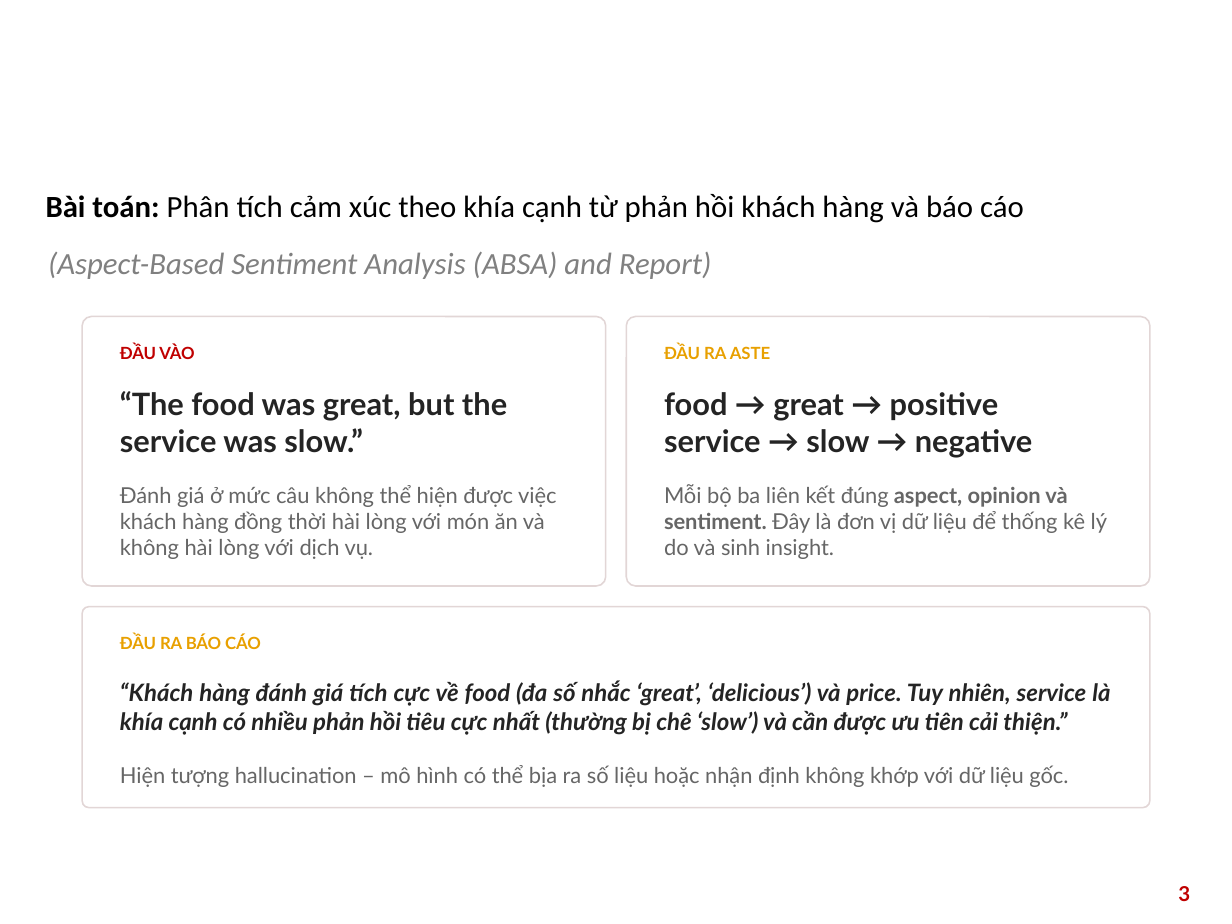
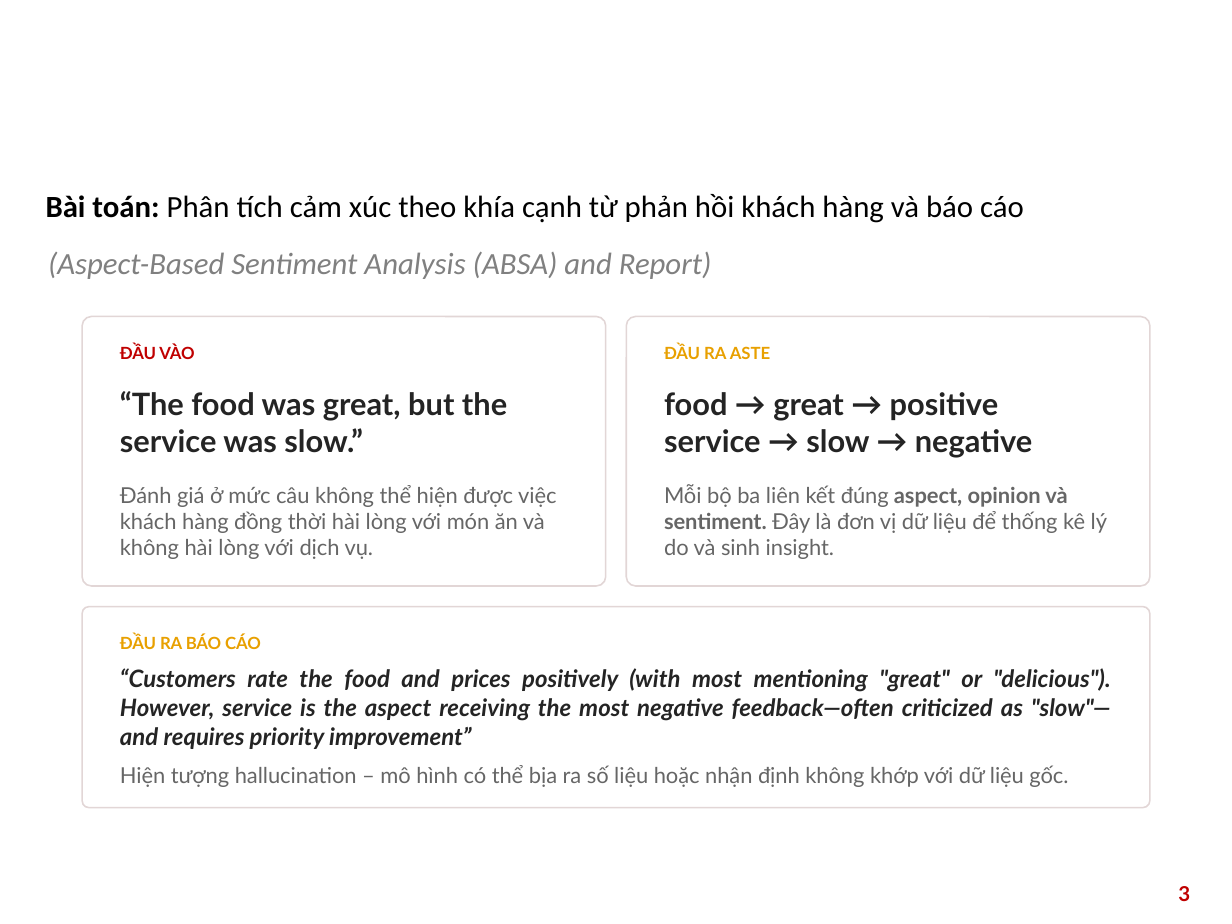
Before and after one commit to dattm27/20252B-Gen-AI, a slide deck: slide 3 of report/Nhom_15_GenAI.pptx. Drawn at 1232x924 pixels with LibreOffice and Linux fonts; fonts in the diff are those of the drawing; background and template pictures are left out. Boxes give left, top, right and bottom in pixels: in the first picture for what was removed or moved away, otherwise in the second. Text is boxed around its words. In the diff, an @@ line names an element or a change of style, - is before the commit and + after.

```diff
--- a/report/Nhom_15_GenAI.pptx
+++ b/report/Nhom_15_GenAI.pptx
@@ text at [120,668,1111,749]: text changed @@
-“Khách hàng đánh giá tích cực về food (đa số nhắc ‘great’, ‘delicious’) và price. Tuy nhiên, service là khía cạnh có nhiều phản hồi tiêu cực nhất (thường bị chê ‘slow’) và cần được ưu tiên cải thiện.”
+“Customers rate the food and prices positively (with most mentioning "great" or "delicious"). However, service is the aspect receiving the most negative feedback—often criticized as "slow"—and requires priority improvement”
```
Also in this commit, not shown: 3 other slides changed, 5 slides added, 4 slides removed.
